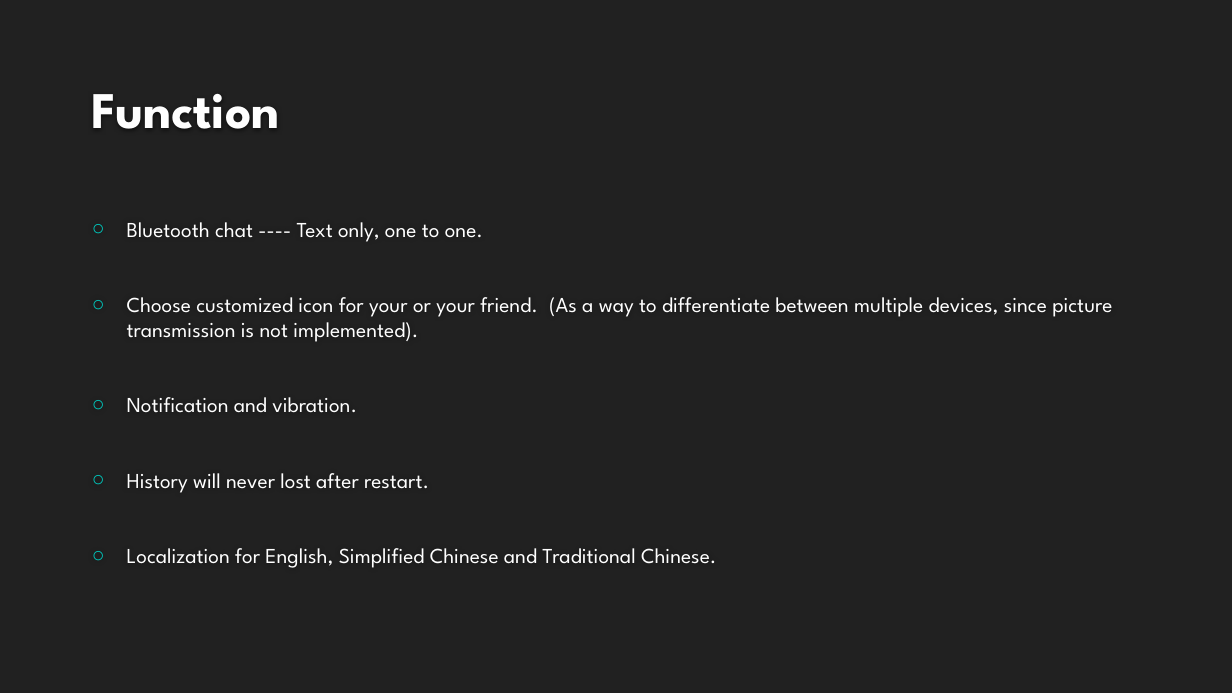
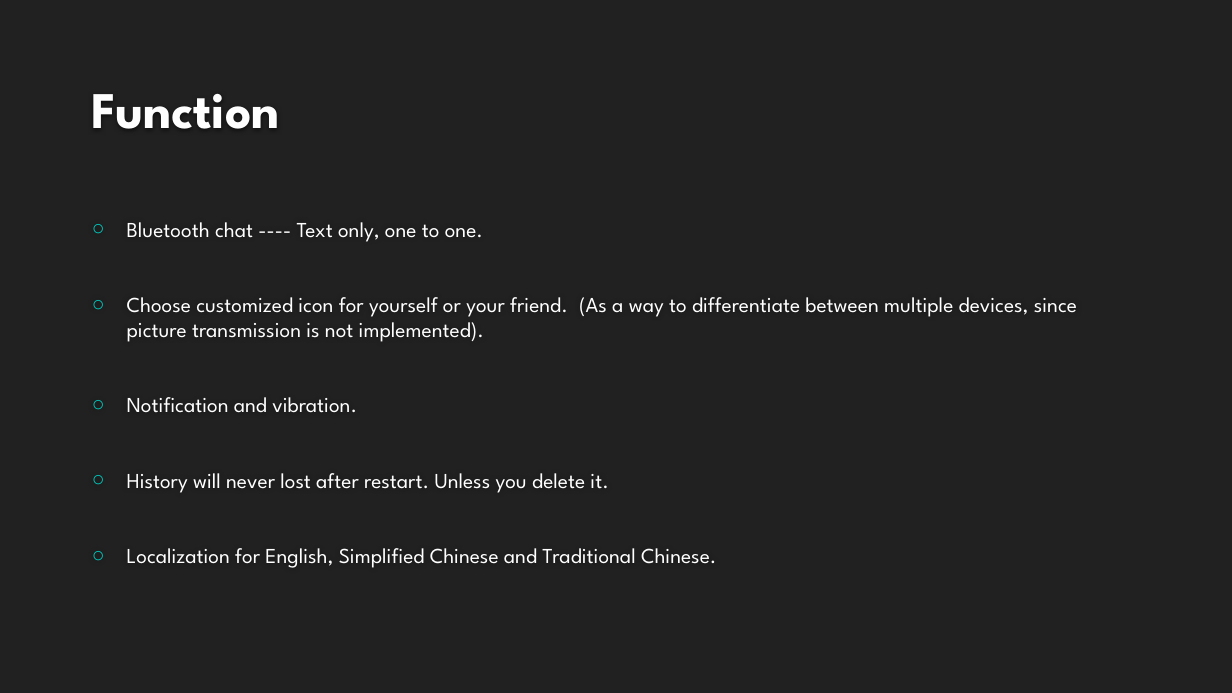
Before and after one commit to peiZ-peter/BluetoothChat, a slide deck: slide 3 of Presentation.pptx. Drawn at 1232x693 pixels with LibreOffice and Linux fonts; fonts in the diff are those of the drawing; background and template pictures are left out. Boxes give left, top, right and bottom in pixels: in the first picture for what was removed or moved away, otherwise in the second. Text is boxed around its words. In the diff, an @@ line names an element or a change of style, - is before the commit and + after.

```diff
--- a/Presentation.pptx
+++ b/Presentation.pptx
@@ text at [127,297,1077,342]: text changed @@
-○ Choose customized icon for your or your friend. (As a way to differentiate between multiple devices, since picture transmission is not implemented).
+○ Choose customized icon for yourself or your friend. (As a way to differentiate between multiple devices, since picture transmission is not implemented).
@@ text at [127,473,608,493]: text changed @@
-○ History will never lost after restart.
+○ History will never lost after restart. Unless you delete it.
```
Also in this commit, not shown: 3 other slides changed, 1 other file.
